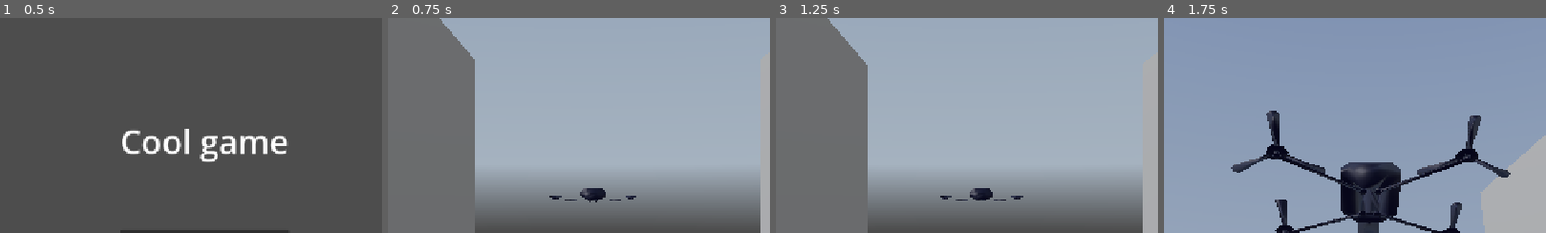
Above: before the commit, frames 1-4 (left to right).
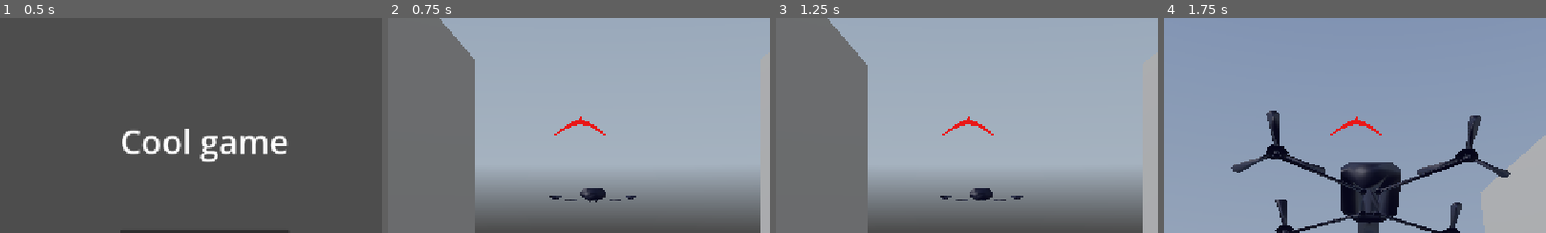
Above: after the commit, the same moments.

Repository: Apmds/operation-spin
Game: Godot game, scene res://src/menus/main_menu.tscn
Same seed, same stepped clock (60 frames per second), same inputs: the game is played once before the commit and once after it. A sky picture missing from this copy of the repository is replaced by a grey-blue gradient.
Inputs (mouse positions are % of the whole screen's width and height, from its top left):
- Up to frame 1 (0.5 s): no input
- Up to frame 2 (0.75 s): click "play" at 0.5 s
- Up to frame 3 (1.25 s): no input
- Up to frame 4 (1.75 s): tap Enter (ui_accept) at 1.25, 1.52 s; move the mouse to (55, 50) at 1.27 s; hold Up (move_forward) from 1.28 s (still down); hold Shift (boost) from 1.28 s (still down); click (55, 50) at 1.42 s
The pictures show only the part of the screen within x 23-73%, y 8-58%; the shares and areas given below are measured in that part.

Frame 1 is identical in both runs. In frame 2, 0.2% of the frame differs, in the area x 43-57%, y 45-55%; in frame 3, 0.2%; in frame 4, 0.2%.

Commit message:
danger indicator rings start

Diff:
--- a/src/levels/level.gd
+++ b/src/levels/level.gd
@@ -4,12 +4,51 @@
 var fans_on_tex = preload("res://assets/ui/fan_status_on.png")
 var fans_boost_tex = preload("res://assets/ui/fan_status_boost.png")
 
+var damage_indicator_tex = preload("res://assets/ui/damage_indicator.png")
+
 @onready var UI: Control = $UI
 @onready var ui_fans_status: TextureRect = %"Fans status"
 @onready var ui_noise_status: TextureProgressBar = %"Noise status"
 @onready var ui_mode_status: Label = $"UI/Mode status"
+@onready var ui_danger_indicator_control: Control = %"Danger Indicators"
 
 @onready var drone: Drone = $Drone
+
+class DangerIndicator:
+	var object: Node
+	var indicator_in_scene: TextureRect
+	var death_timer: Timer
+	var danger_list_control: Control
+
+	@warning_ignore("shadowed_variable")
+	func _init(object: Node, indicator_in_scene: TextureRect, danger_list_control: Control):
+		self.object = object
+		self.indicator_in_scene = indicator_in_scene
+
+		self.death_timer = Timer.new()
+		self.death_timer.one_shot = true
+		self.death_timer.wait_time = 1
+		self.death_timer.timeout.connect(self.remove)
+
+		self.danger_list_control = danger_list_control
+
+	func add():
+		self.danger_list_control.add_child(indicator_in_scene)
+
+	func shadow():
+		self.death_timer.start()
+
+	func remove():
+		self.danger_list_control.remove_child(indicator_in_scene)
+
+	func update():
+		var percentage_done = 1- (self.death_timer.time_left / self.death_timer.wait_time)
+
+		# TODO: update angle
+
+		self.indicator_in_scene.modulate.a = percentage_done
+
+var danger_indicators: Array[DangerIndicator] = []
 
 # This is NOT good but I don't want to waste time
 const noise_levels: Array[int] = [0, 9, 16, 23, 30, 37, 44, 50, 57, 64, 70, 77, 84, 90, 100]
@@ -48,6 +87,18 @@
 	else:
 		ui_fans_status.texture = fans_on_tex
 
+func make_danger_indicator_rect() -> TextureRect:
+	var rect: TextureRect = TextureRect.new()
+
+	rect.texture = damage_indicator_tex
+	rect.texture_filter = CanvasItem.TEXTURE_FILTER_NEAREST
+	rect.position = Vector2(-float(damage_indicator_tex.get_width())/2, -100)
+	rect.pivot_offset = Vector2(float(damage_indicator_tex.get_width())/2, 100)
+	rect.scale = Vector2(1.5, 1.5)
+	rect.size = Vector2(damage_indicator_tex.get_width(), damage_indicator_tex.get_height())
+
+	return rect
+
 func _on_drone_boost_changed(status: bool) -> void:
 	boost_status = status
 
@@ -63,6 +114,24 @@
 func _on_documents_grabbed() -> void:
 	get_tree().change_scene_to_file("res://src/menus/end_menu.tscn")
 
+func _on_danger_sensed(obj: DangerObject) -> void:
+	danger_indicators.append(DangerIndicator.new(obj, make_danger_indicator_rect(), ui_danger_indicator_control))
+
+func _on_danger_stopped(obj: DangerObject) -> void:
+	var find_func: Callable = func (ind: DangerIndicator) -> bool:
+		return ind.object == obj
+
+	var rem_pos: int = danger_indicators.find_custom(find_func)
+
+	# Start hiding the indicator
+	var indicator: DangerIndicator = danger_indicators[rem_pos]
+	indicator.shadow()
+
+	# Remove from list when done
+	var rem_indicator: Callable = func () -> void:
+		danger_indicators.remove_at(rem_pos)
+	indicator.death_timer.timeout.connect(rem_indicator)
+
 # Called when the node enters the scene tree for the first time.
 func _ready() -> void:
 	fans_on = true
@@ -70,5 +139,13 @@
 	noise_level = 0
 	mode = Drone.FlightMode.NORMAL
 
-func _physics_process(delta: float) -> void:
+	for child in get_children():
+		if child is DangerObject:
+			child.sense_danger.connect(_on_danger_sensed)
+			child.danger_stopeed.connect(_on_danger_stopped)
+
+func _physics_process(_delta: float) -> void:
 	noise_level = drone.noise
+
+	for indicator: DangerIndicator in danger_indicators:
+		indicator.update()
--- /dev/null
+++ b/src/objects/danger_object.gd
@@ -0,0 +1,4 @@
+class_name DangerObject extends Node3D
+
+signal sense_danger(this: DangerObject)
+signal danger_stopeed(this: DangerObject)
--- a/src/test_scene.tscn
+++ b/src/test_scene.tscn
@@ -10,6 +10,7 @@
 [ext_resource type="Texture2D" uid="uid://dr0xky51fo4kr" path="res://assets/ui/audio_meter_off.png" id="7_f627u"]
 [ext_resource type="Texture2D" uid="uid://dk1n32sbrro2d" path="res://assets/ui/fan_status_off.png" id="7_ipyvp"]
 [ext_resource type="Texture2D" uid="uid://ddsbbwvfghsib" path="res://assets/ui/audio_meter.png" id="7_lwd14"]
+[ext_resource type="Texture2D" uid="uid://vufmnhf7gqwe" path="res://assets/ui/damage_indicator.png" id="10_71yum"]
 
 [sub_resource type="BoxMesh" id="BoxMesh_sovdr"]
 size = Vector3(0.17, 3.165, 5.895)
@@ -151,6 +152,33 @@
 texture_under = ExtResource("7_f627u")
 texture_progress = ExtResource("7_lwd14")
 
+[node name="Danger Indicators" type="Control" parent="UI" unique_id=769689469]
+unique_name_in_owner = true
+layout_mode = 1
+anchors_preset = 8
+anchor_left = 0.5
+anchor_top = 0.5
+anchor_right = 0.5
+anchor_bottom = 0.5
+offset_left = -20.0
+offset_top = -20.0
+offset_right = 20.0
+offset_bottom = 20.0
+grow_horizontal = 2
+grow_vertical = 2
+
+[node name="Danger Indicator" type="TextureRect" parent="UI/Danger Indicators" unique_id=1213978080]
+texture_filter = 1
+layout_mode = 0
+offset_left = -32.0
+offset_top = -100.0
+offset_right = 32.0
+offset_bottom = -36.0
+scale = Vector2(1.5, 1.5)
+pivot_offset = Vector2(32, 100)
+texture = ExtResource("10_71yum")
+stretch_mode = 5
+
 [node name="NoiseSensor" parent="." unique_id=252572761 instance=ExtResource("7_57l5a")]
 transform = Transform3D(1, 0, 0, 0, 1, 0, 0, 0, 1, 2.2303228, 0, 0)
 
Not shown, added: assets/textures/ceiling.png.import
Not shown, added: assets/textures/floor_carpet.png.import
Not shown, added: assets/textures/floor_ceramic.png.import
Not shown, added: assets/textures/wall_stone.png.import
Not shown, added: assets/textures/wall_stripes.png.import
Binary file added: assets/ui/damage_indicator.png
Not shown, added: assets/ui/damage_indicator.png.import
Binary file added: proj_files/ui/damage_indicator.aseprite
Not shown, added: src/objects/danger_object.gd.uid
